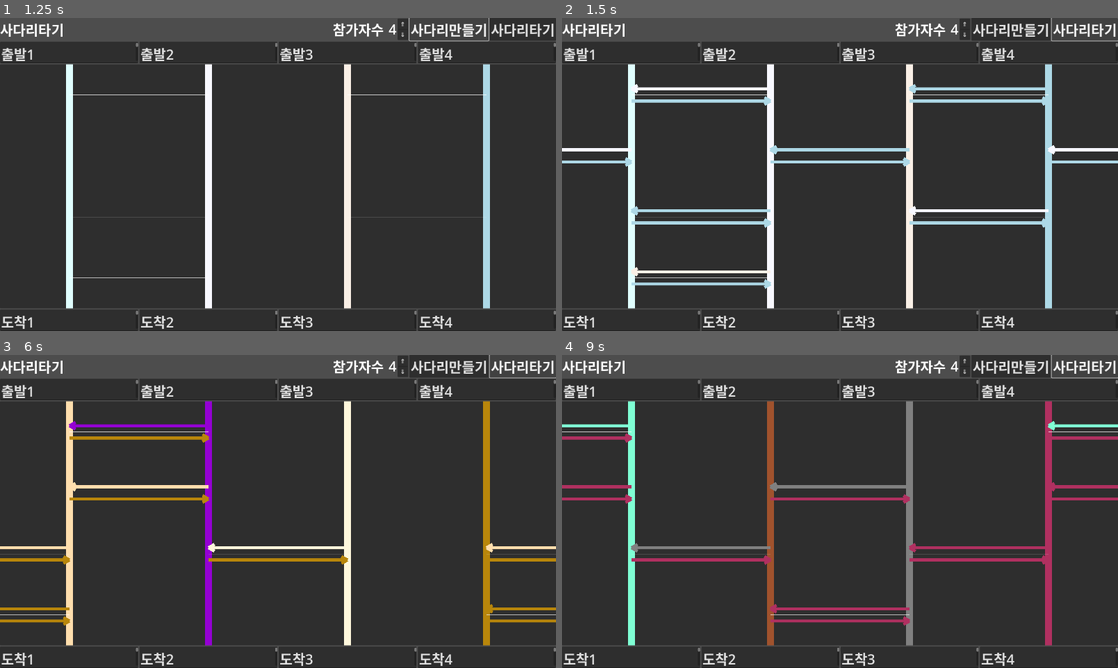
Above: before the commit, frames 1-4 (two rows, left to right).
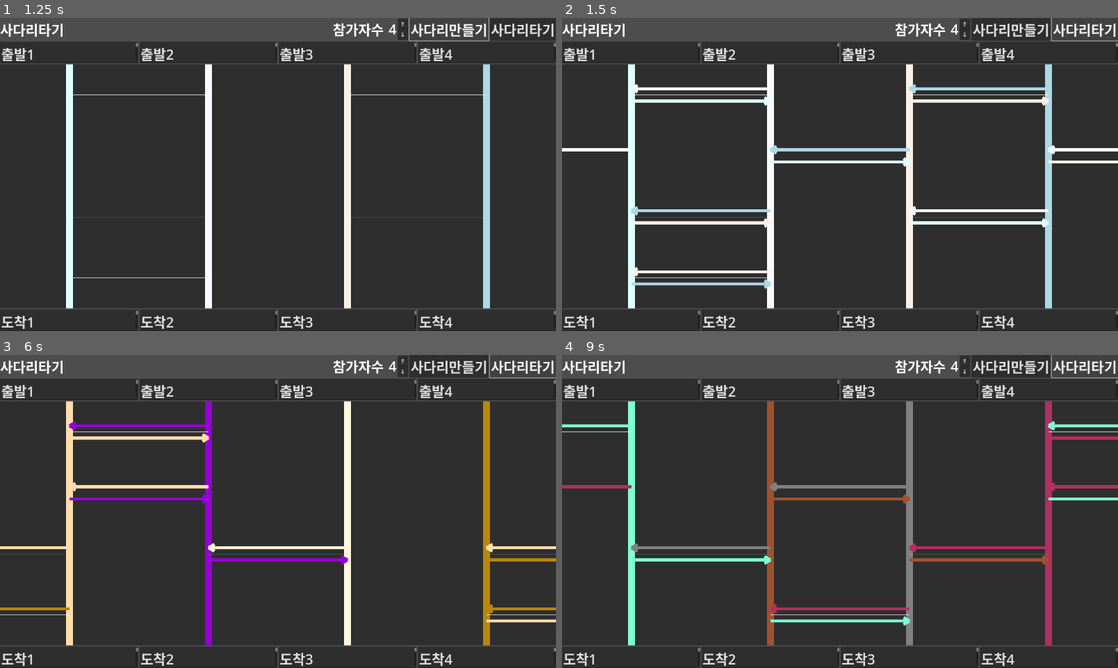
Above: after the commit, the same moments.

Repository: kasworld/gd4laddergame
Game: Godot game, scene res://사다리타기.tscn
The game is run twice, just before and just after one commit, with the same random seed, the same clock (stepped at 60 frames per second) and the same inputs.
Inputs:
- Up to frame 1 (1.25 s): click "사다리만들기" at 0.5 s
- Up to frame 2 (1.5 s): click "사다리타기" at 1.25 s
- Up to frame 3 (6 s): click "⇑" at 2 s; click "⇓" at 2.75 s; click "⇑" at 3.5 s; click "⇓" at 4.25 s; click "사다리만들기" at 5 s; click "사다리타기" at 5.75 s
- Up to frame 4 (9 s): click "⇑" at 6.5 s; click "⇓" at 7.25 s; click "사다리만들기" at 8 s; click "사다리타기" at 8.75 s

Frame 1 is identical in both runs. In frame 2, 1.6% of the frame differs, in the area x 0-100%, y 25-68%; in frame 3, 1.3%; in frame 4, 1.5%.

Commit message:
사다리풀이 수정정

Diff:
--- a/사다리타기.gd
+++ b/사다리타기.gd
@@ -24,7 +24,10 @@
 func 사다리자료_보기():
 	var 칸수 = 사다리칸수()
 	for y in 칸수.y:
-		print(사다리자료[y])
+		var ss :String = ""
+		for x in 칸수.x:
+			ss += str(사다리자료[x][y]) + " "
+		print(ss)
 
 func 사다리자료_만들기() -> void:
 	# 초기화
@@ -111,7 +114,7 @@
 				var 가로줄 = Line2D.new()
 				가로줄.default_color = Color.WHITE
 				가로줄.width = 1 #간격.y/10
-				가로줄.points = [가로줄위치(x,y), 가로줄위치(x+1,y)]
+				가로줄.points = [가로줄위치(x,y), 가로줄위치(x-1,y)]
 				사다리문제.add_child(가로줄)
 
 	사다리문제.visible = true
@@ -126,9 +129,6 @@
 	var shift = Vector2(0, 간격.y/10)
 	for y in 칸수.y:
 		for x in 칸수.x+1:
-			var 참가번호 = 사다리자료[x%칸수.x][y].왼쪽가는길
-			if  참가번호 < 0:
-				continue
 			#if y == 0:
 				# 첫 세로줄 그리기
 			#참가번호 = x % n
@@ -136,15 +136,17 @@
 			#세로줄.init_2_point(세로줄위치(x,y), 세로줄위치(x,y+1)-shift, 참가자색[참가번호], 간격.x/10/10, 0.3)
 			#사다리풀이.add_child(세로줄)
 
-			참가번호 = 사다리자료[x%칸수.x][y].왼쪽가는길
-			var 가로줄 = 화살표.instantiate()
-			가로줄.init_2_point(가로줄위치(x+1,y)-shift, 가로줄위치(x,y)-shift, 참가자색[참가번호], 간격.y/10/2, 0.05)
-			사다리풀이.add_child(가로줄)
+			if 사다리자료[x%칸수.x][y].왼쪽가는길 >=0:
+				var 참가번호 = 사다리자료[x%칸수.x][y].왼쪽가는길
+				var 가로줄 = 화살표.instantiate()
+				가로줄.init_2_point(가로줄위치(x,y)-shift, 가로줄위치(x-1,y)-shift, 참가자색[참가번호], 간격.y/10/2, 0.05)
+				사다리풀이.add_child(가로줄)
 
-			참가번호 = 사다리자료[x%칸수.x][y].오른쪽가는길
-			가로줄 = 화살표.instantiate()
-			가로줄.init_2_point(가로줄위치(x,y)+shift, 가로줄위치(x+1,y)+shift, 참가자색[참가번호], 간격.y/10/2, 0.05)
-			사다리풀이.add_child(가로줄)
+			if 사다리자료[x%칸수.x][y].오른쪽가는길 >=0:
+				var 참가번호 = 사다리자료[x%칸수.x][y].오른쪽가는길
+				var 가로줄 = 화살표.instantiate()
+				가로줄.init_2_point(가로줄위치(x,y)+shift, 가로줄위치(x+1,y)+shift, 참가자색[참가번호], 간격.y/10/2, 0.05)
+				사다리풀이.add_child(가로줄)
 
 	#사다리문제.visible = false
 	사다리풀이.visible = true
@@ -162,7 +164,7 @@
 
 func 가로줄위치(x :int, y :int)->Vector2:
 	var 간격 = 사다리간격()
-	return Vector2(x * 간격.x -간격.x/2, y * 간격.y + 간격.y/2 )
+	return Vector2(x * 간격.x +간격.x/2, y * 간격.y + 간격.y/2 )
 
 func _on_참가자수_value_changed(_idx: int) -> void:
 	참가자수변경()
